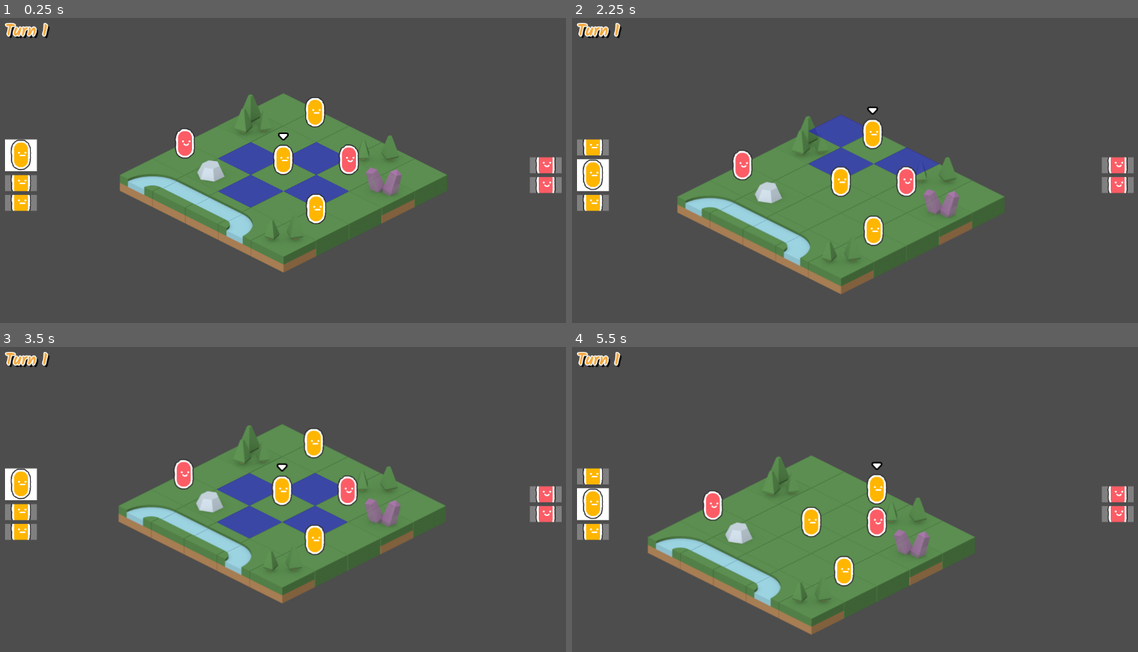
Above: before the commit, frames 1-4 (two rows, left to right).
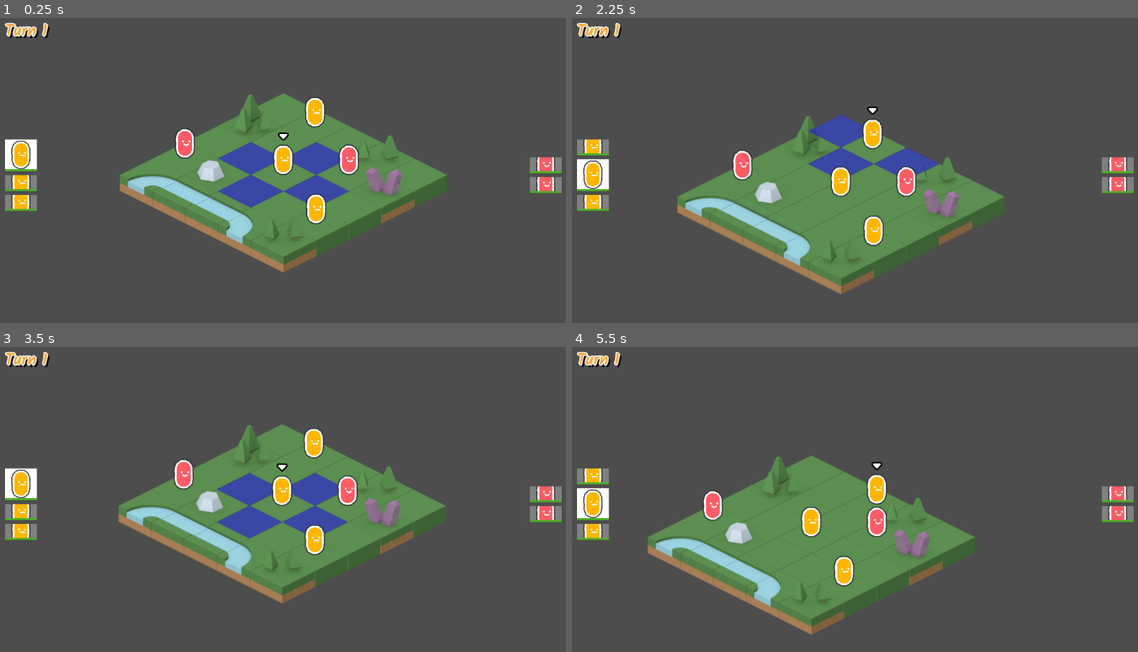
Above: after the commit, the same moments.

Repository: CreatedBySeb/godot-test
Game: Godot game, scene res://scenes/game.tscn
Same seed, same stepped clock (60 frames per second), same inputs: the game is played once before the commit and once after it.
Inputs (mouse positions are in pixels of both pictures, inside the frame that each line leads up to):
- Up to frame 1 (0.25 s): no input
- Up to frame 2 (2.25 s): tap Enter at 0.5, 2 s; move the mouse to (979, 158) at 0.52 s; click (979, 158) at 0.6 s; tap Space at 1.25 s; move the mouse to (741, 191) at 1.27 s; click (741, 191) at 1.35 s; move the mouse to (911, 103) at 2.02 s; tap E (select_next_unit) at 2.1 s
- Up to frame 3 (3.5 s): click (339, 432) at 2.3 s; move the mouse to (254, 569) at 2.77 s; tap Q (select_prev_unit) at 2.85 s; click (254, 569) at 3.05 s
- Up to frame 4 (5.5 s): move the mouse to (1024, 551) at 3.52 s; click (1024, 551) at 3.6 s; move the mouse to (685, 456) at 4.27 s; click (685, 456) at 4.35 s; tap Space at 5 s; move the mouse to (883, 505) at 5.02 s; tap E (select_next_unit) at 5.1 s; click (883, 505) at 5.3 s

The runs differ from the first frame. In frame 1, 0.6% of the frame differs, in the area x 0-100%, y 39-64%; in frame 2, 0.6%; in frame 3, 0.6%; in frame 4, 0.6%.

Commit message:
Add health bars to previews

Diff:
--- a/scenes/hud.tscn
+++ b/scenes/hud.tscn
@@ -54,6 +54,34 @@
 "values": [Vector2(1152, 272.5)]
 }
 
+[sub_resource type="Animation" id="Animation_umk48"]
+resource_name = "enemy_turn"
+step = 0.25
+tracks/0/type = "value"
+tracks/0/imported = false
+tracks/0/enabled = true
+tracks/0/path = NodePath("EnemyTurnFlash:position")
+tracks/0/interp = 1
+tracks/0/loop_wrap = true
+tracks/0/keys = {
+"times": PackedFloat32Array(0, 0.25, 0.75, 1),
+"transitions": PackedFloat32Array(1, 1, 1, 1),
+"update": 0,
+"values": [Vector2(1152, 272.5), Vector2(393, 272.5), Vector2(393, 272.5), Vector2(-366, 272.5)]
+}
+tracks/1/type = "value"
+tracks/1/imported = false
+tracks/1/enabled = true
+tracks/1/path = NodePath("EnemyTurnFlash:visible")
+tracks/1/interp = 1
+tracks/1/loop_wrap = true
+tracks/1/keys = {
+"times": PackedFloat32Array(0, 1),
+"transitions": PackedFloat32Array(1, 1),
+"update": 1,
+"values": [true, false]
+}
+
 [sub_resource type="Animation" id="Animation_hognu"]
 resource_name = "your_turn"
 step = 0.25
@@ -73,34 +101,6 @@
 tracks/1/imported = false
 tracks/1/enabled = true
 tracks/1/path = NodePath("YourTurnFlash:visible")
-tracks/1/interp = 1
-tracks/1/loop_wrap = true
-tracks/1/keys = {
-"times": PackedFloat32Array(0, 1),
-"transitions": PackedFloat32Array(1, 1),
-"update": 1,
-"values": [true, false]
-}
-
-[sub_resource type="Animation" id="Animation_umk48"]
-resource_name = "enemy_turn"
-step = 0.25
-tracks/0/type = "value"
-tracks/0/imported = false
-tracks/0/enabled = true
-tracks/0/path = NodePath("EnemyTurnFlash:position")
-tracks/0/interp = 1
-tracks/0/loop_wrap = true
-tracks/0/keys = {
-"times": PackedFloat32Array(0, 0.25, 0.75, 1),
-"transitions": PackedFloat32Array(1, 1, 1, 1),
-"update": 0,
-"values": [Vector2(1152, 272.5), Vector2(393, 272.5), Vector2(393, 272.5), Vector2(-366, 272.5)]
-}
-tracks/1/type = "value"
-tracks/1/imported = false
-tracks/1/enabled = true
-tracks/1/path = NodePath("EnemyTurnFlash:visible")
 tracks/1/interp = 1
 tracks/1/loop_wrap = true
 tracks/1/keys = {
@@ -157,10 +157,10 @@
 anchor_top = 0.5
 anchor_right = 0.5
 anchor_bottom = 0.5
-offset_left = -149.5
-offset_top = -51.5
-offset_right = 149.5
-offset_bottom = 51.5
+offset_left = 426.5
+offset_top = 272.5
+offset_right = 725.5
+offset_bottom = 375.5
 grow_horizontal = 2
 grow_vertical = 2
 theme = ExtResource("2_psbrg")
@@ -177,10 +177,10 @@
 anchor_top = 0.5
 anchor_right = 0.5
 anchor_bottom = 0.5
-offset_left = 576.0
-offset_top = -51.5
-offset_right = 942.0
-offset_bottom = 51.5
+offset_left = 1152.0
+offset_top = 272.5
+offset_right = 1518.0
+offset_bottom = 375.5
 grow_horizontal = 2
 grow_vertical = 2
 theme = ExtResource("2_psbrg")
--- a/scenes/unit_preview.tscn
+++ b/scenes/unit_preview.tscn
@@ -1,11 +1,22 @@
-[gd_scene load_steps=3 format=3 uid="uid://deuw6bpnnnf24"]
+[gd_scene load_steps=6 format=3 uid="uid://deuw6bpnnnf24"]
 
 [ext_resource type="Script" path="res://scripts/UnitPreview.gd" id="1_8voqm"]
 [ext_resource type="Texture2D" uid="uid://cuopvj6s4opej" path="res://assets/character_roundYellow.png" id="1_kc340"]
 
+[sub_resource type="StyleBoxFlat" id="StyleBoxFlat_65g2m"]
+
+[sub_resource type="StyleBoxFlat" id="StyleBoxFlat_vy17i"]
+bg_color = Color(0.298039, 0.686275, 0.137255, 1)
+
+[sub_resource type="Theme" id="Theme_2p00y"]
+ProgressBar/styles/background = SubResource("StyleBoxFlat_65g2m")
+ProgressBar/styles/fill = SubResource("StyleBoxFlat_vy17i")
+
 [node name="UnitPreview" type="ColorRect"]
 clip_contents = true
 custom_minimum_size = Vector2(64, 64)
+offset_right = 64.0
+offset_bottom = 64.0
 script = ExtResource("1_8voqm")
 
 [node name="MarginContainer" type="MarginContainer" parent="."]
@@ -15,12 +26,32 @@
 anchor_bottom = 1.0
 grow_horizontal = 2
 grow_vertical = 2
-theme_override_constants/margin_left = 4
-theme_override_constants/margin_top = 4
-theme_override_constants/margin_right = 4
-theme_override_constants/margin_bottom = 4
+theme_override_constants/margin_left = 2
+theme_override_constants/margin_top = 2
+theme_override_constants/margin_right = 2
+theme_override_constants/margin_bottom = 2
 
 [node name="UnitSprite" type="TextureRect" parent="MarginContainer"]
 layout_mode = 2
 texture = ExtResource("1_kc340")
+expand_mode = 5
 stretch_mode = 4
+
+[node name="ProgressBar" type="ProgressBar" parent="."]
+custom_minimum_size = Vector2(0, 4)
+layout_mode = 1
+anchors_preset = 7
+anchor_left = 0.5
+anchor_top = 1.0
+anchor_right = 0.5
+anchor_bottom = 1.0
+offset_left = -32.0
+offset_top = -4.0
+offset_right = 32.0
+grow_horizontal = 2
+grow_vertical = 0
+size_flags_vertical = 8
+theme = SubResource("Theme_2p00y")
+step = 1.0
+value = 50.0
+show_percentage = false
--- a/scripts/UnitPreview.gd
+++ b/scripts/UnitPreview.gd
@@ -5,16 +5,23 @@
 const INACTIVE_COLOUR = Color(0.5, 0.5, 0.5, 1)
 const INACTIVE_HEIGHT = 32
 
+@onready var progress_bar: ProgressBar = $ProgressBar
 @onready var sprite: TextureRect = $MarginContainer/UnitSprite
 
-var unit_class: UnitClass
+var unit: Unit
 
 
 func _ready():
-	sprite.texture = unit_class.sprite
+	sprite.texture = unit.unit_class.sprite
+	progress_bar.max_value = unit.unit_class.max_health
+	update()
 	set_highlighted(false)
 
 
 func set_highlighted(highlighted: bool) -> void:
 	color = ACTIVE_COLOUR if highlighted else INACTIVE_COLOUR
 	custom_minimum_size.y = ACTIVE_HEIGHT if highlighted else INACTIVE_HEIGHT
+
+
+func update():
+	progress_bar.value = unit.health
--- a/scripts/hud.gd
+++ b/scripts/hud.gd
@@ -18,13 +18,13 @@
 
 	for unit in game.player_units:
 		var preview = UnitPreview.instantiate()
-		preview.unit_class = unit.unit_class
+		preview.unit = unit
 		player_previews.add_child(preview)
 		preview.set_highlighted(game.player_units[game.selected_unit] == unit)
 
 	for unit in game.enemy_units:
 		var preview = UnitPreview.instantiate()
-		preview.unit_class = unit.unit_class
+		preview.unit = unit
 		enemy_previews.add_child(preview)
 		preview.set_highlighted(false)
 
Not shown: 1 places in classes/enemy_warrior_class.tres that only renumber resources
Not shown: 1 places in scenes/hud.tscn that only renumber resources
